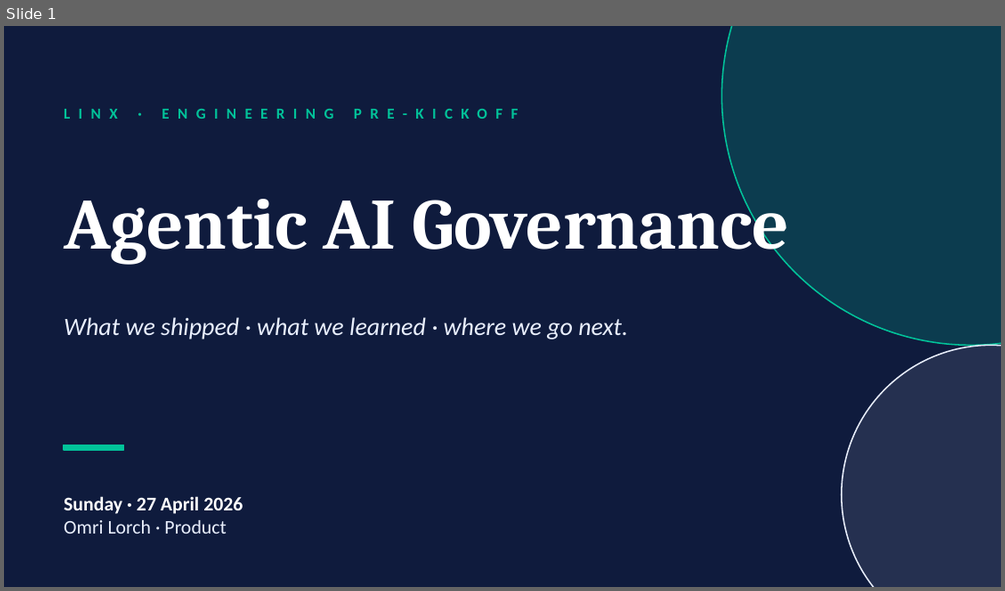
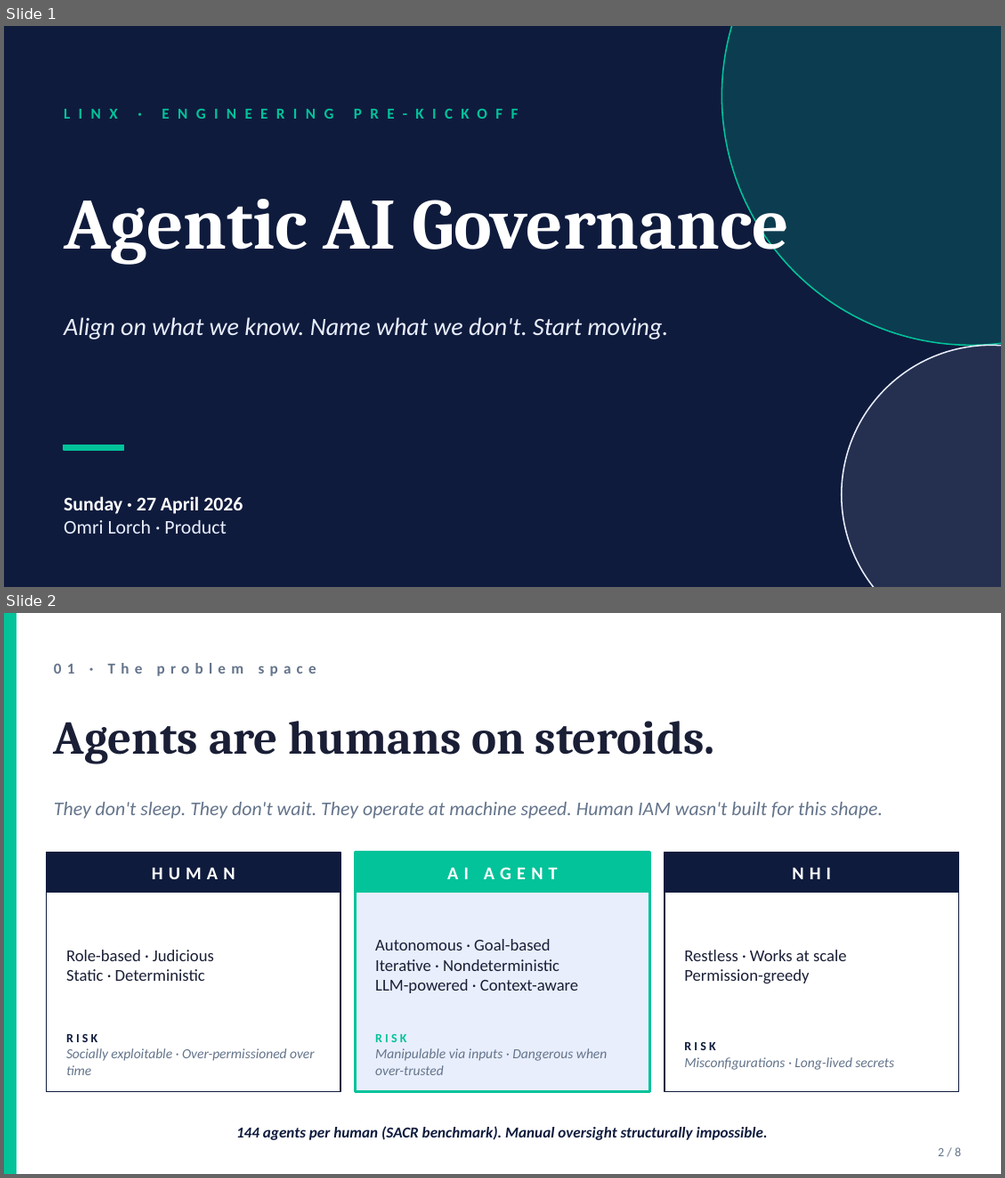
Before and after one commit to Lorch19/ol-linx-agent, a slide deck: artifacts/eng-prekickoff-2026-04-27.pptx. Shown one above the other, each under a label of ours: slide 1 before the commit, slides 1 and 2 after it. The pictures are 1005x591 and 1005x1178 pixels, drawn with LibreOffice and Linux fonts; fonts in the diff are those of the drawing. Boxes give left, top, right and bottom in pixels: in the first picture for what was removed or moved away, otherwise in the second. Text is boxed around its words. In the diff, an @@ line names an element or a change of style, - is before the commit and + after.

```diff
--- a/artifacts/eng-prekickoff-2026-04-27.pptx
+++ b/artifacts/eng-prekickoff-2026-04-27.pptx
@@ slide 2 added at [4, 613, 1001, 1174], background #FFFFFF @@
@@ rectangle added at [4, 613, 16, 1173], fill #02C39A, outline #02C39A 1 pt @@
@@ text added at [54, 663, 316, 676], 11 pt, text #64748B, bold @@
+01 · The problem space
@@ text added at [54, 721, 715, 764], 34 pt, text #1A1F36, bold @@
+Agents are humans on steroids.
@@ text added at [54, 802, 882, 819], 14 pt, text #64748B, italic @@
+They don't sleep. They don't wait. They operate at machine speed. Human IAM wasn't built for this shape.
@@ rectangle added at [46, 852, 340, 1092], fill #FFFFFF, outline #0F1B3D 1 pt @@
@@ rectangle added at [46, 852, 340, 892], fill #0F1B3D, outline #0F1B3D 1 pt @@
@@ rectangle added at [355, 852, 649, 1092], fill #E8EEFC, outline #02C39A 2 pt @@
@@ rectangle added at [355, 852, 649, 892], fill #02C39A, outline #02C39A 1 pt @@
@@ rectangle added at [663, 852, 958, 1092], fill #FFFFFF, outline #0F1B3D 1 pt @@
@@ rectangle added at [663, 852, 958, 892], fill #0F1B3D, outline #0F1B3D 1 pt @@
@@ text added at [152, 868, 235, 879], 13 pt, text #FFFFFF, bold @@
+HUMAN
@@ text added at [447, 867, 558, 879], 13 pt, text #FFFFFF, bold @@
+AI AGENT
@@ text added at [792, 868, 831, 879], 13 pt, text #FFFFFF, bold @@
+NHI
@@ text added at [66, 949, 214, 981], 12 pt, text #1A1F36 @@
+Role-based · Judicious
+Static · Deterministic
@@ text added at [375, 939, 578, 993], 12 pt, text #1A1F36 @@
+Autonomous · Goal-based
+Iterative · Nondeterministic
+LLM-powered · Context-aware
@@ text added at [684, 949, 846, 983], 12 pt, text #1A1F36 @@
+Restless · Works at scale
+Permission-greedy
@@ text added at [66, 1033, 315, 1075], 10 pt, text #64748B, italic @@
+RISK
+Socially exploitable · Over-permissioned over time
@@ text added at [375, 1034, 607, 1075], 10 pt, text #64748B, italic @@
+RISK
+Manipulable via inputs · Dangerous when over-trusted
@@ text added at [684, 1042, 894, 1070], 10 pt, text #64748B, italic @@
+RISK
+Misconfigurations · Long-lived secrets
@@ text added at [236, 1126, 768, 1140], 11 pt, text #0F1B3D, bold, italic @@
+144 agents per human (SACR benchmark). Manual oversight structurally impossible.
@@ text added at [938, 1147, 961, 1156], 9 pt, text #64748B @@
+2 / 8
@@ slide 1 changed as well @@
@@ text at [64, 317, 668, 339]: text changed @@
-What we shipped · what we learned · where we go next.
+Align on what we know. Name what we don't. Start moving.
```
Also in this commit, not shown: 3 other slides changed, 3 other slides added, 5 slides removed, 1 other file.
